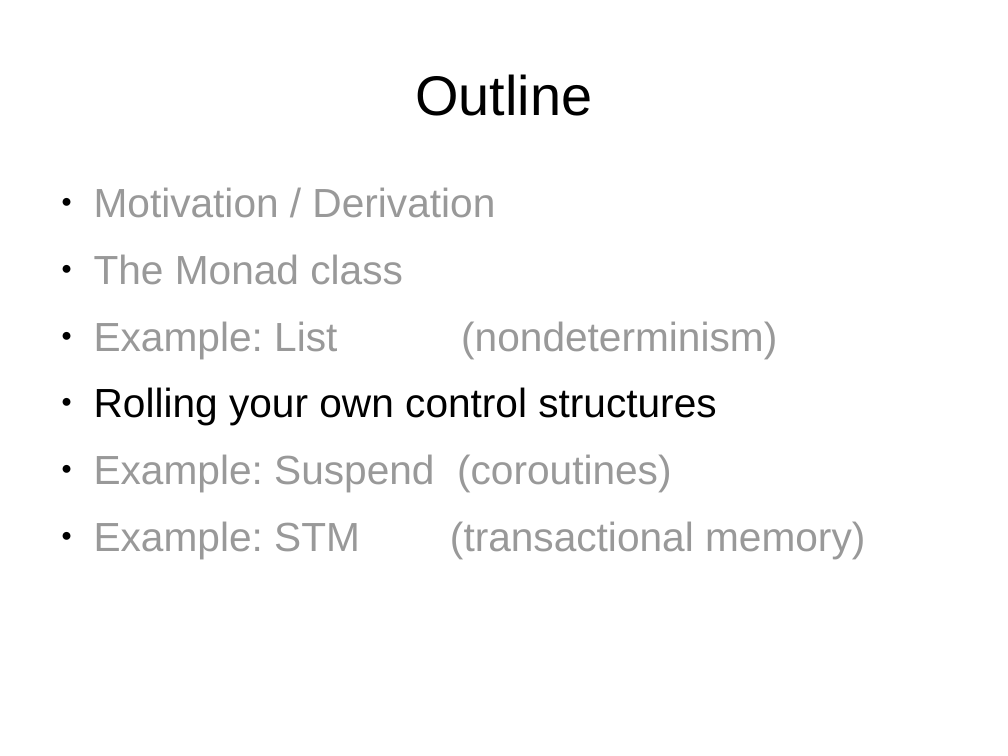
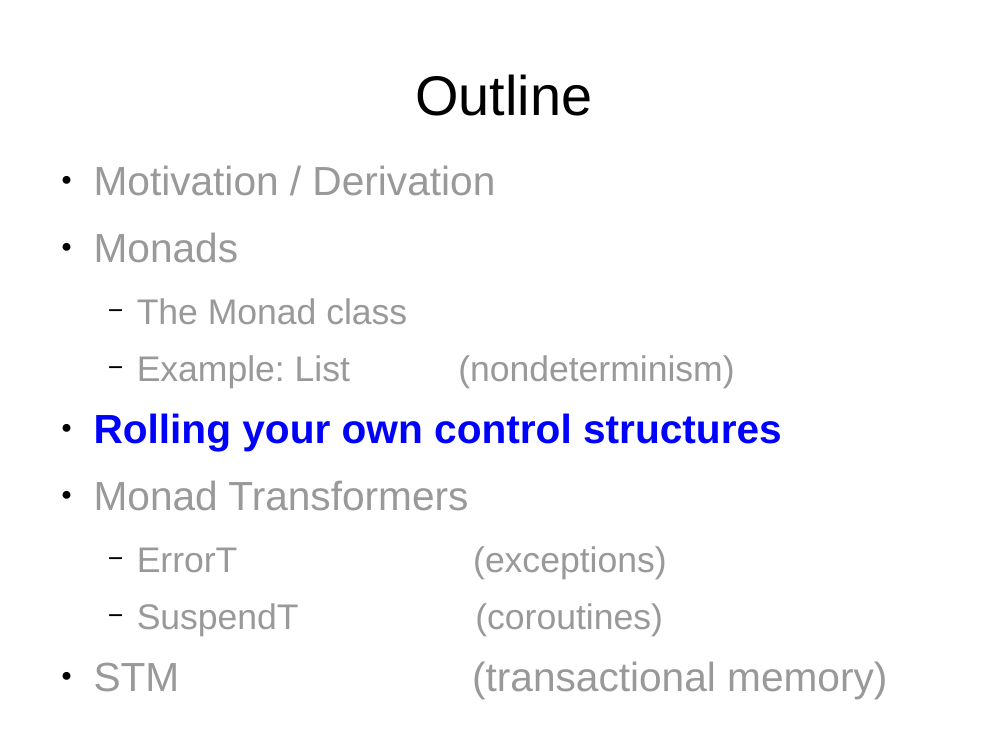
Before and after one commit to luqui/luqui-misc, a slide deck: slide 41 of work/present/monads/monads.odp. Drawn at 1008x756 pixels with LibreOffice and Linux fonts; fonts in the diff are those of the drawing. Boxes give left, top, right and bottom in pixels: in the first picture for what was removed or moved away, otherwise in the second. Text is boxed around its words. In the diff, an @@ line names an element or a change of style, - is before the commit and + after.

```diff
--- a/work/present/monads/monads.odp
+++ b/work/present/monads/monads.odp
@@ text "Motivation / Derivation": place and size @@
-text "Motivation / Derivation" at bbox=[94, 187, 865, 559]
+text "Motivation / Derivation" at bbox=[94, 165, 782, 691]
@@ text at bbox=[94, 232, 239, 262]: paragraph added @@
+● Monads
@@ text at bbox=[94, 298, 782, 451]: size 32 to 28 pt in "The Monad class", "Example: List (nondeterminism)"; text colour #000000 to #0000FF, bold on in "Rolling your own control structures"; bullet ● to −; list level 1 to 2 in "The Monad class"; list level 1 to 2 in "Example: List (nondeterminism)" @@
@@ text at bbox=[94, 480, 666, 691]: text changed @@
-● Example: Suspend (coroutines)
-● Example: STM (transactional memory)
+● Monad Transformers
+  − ErrorT (exceptions)
+  − SuspendT (coroutines)
+● STM (transactional memory)
```
Also in this commit, not shown: 7 other slides changed, 13 slides added.
